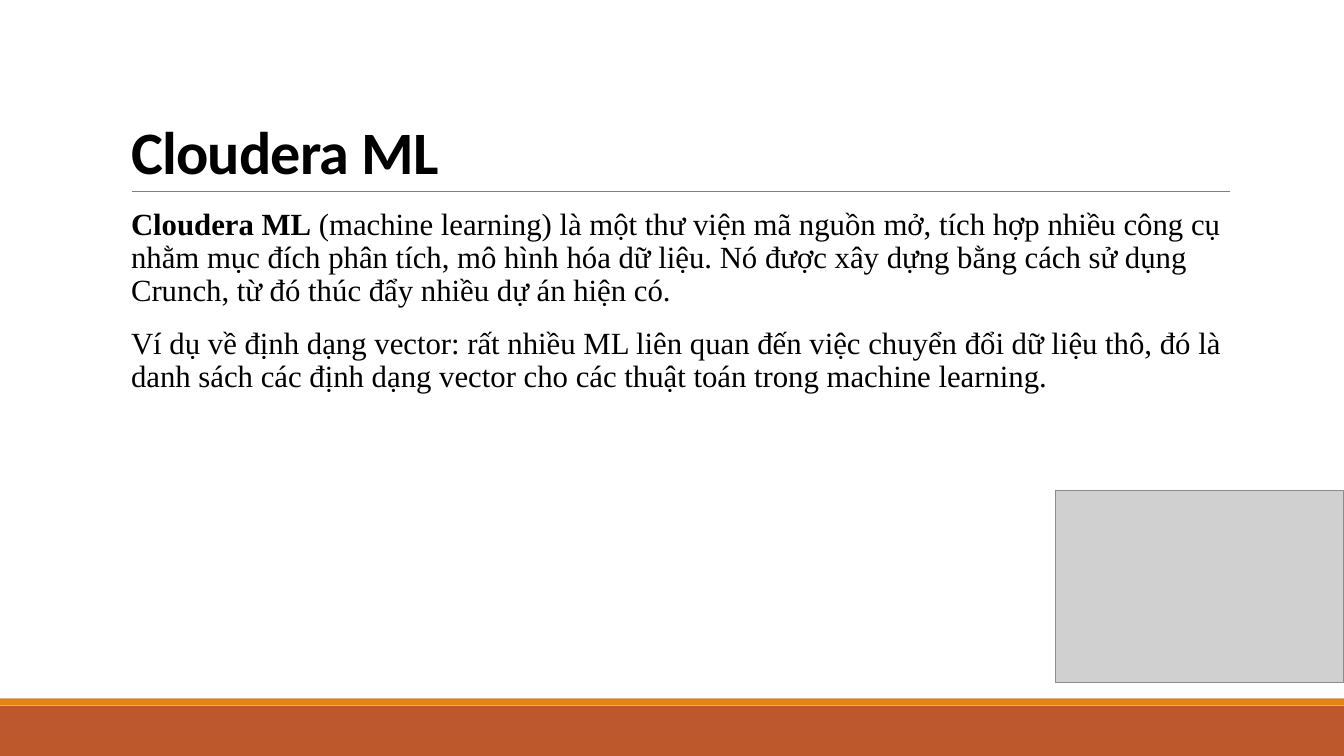
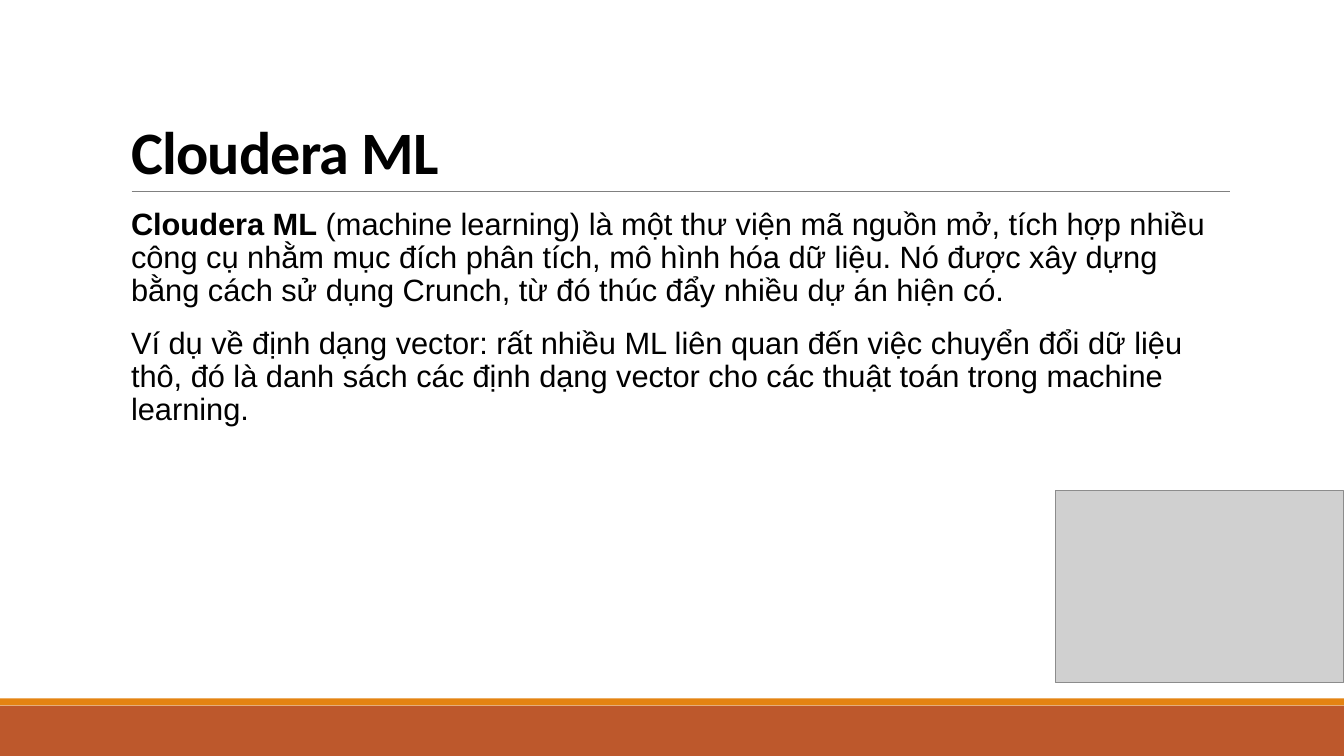
Before and after one commit to sonnv56/Mon-CVDHD-2014, a slide deck: slide 5 of Ngo_Van_Hieu/Xây dựng ứng dụng Với Hadoop.pptx. Drawn at 1344x756 pixels with LibreOffice and Linux fonts; fonts in the diff are those of the drawing; grey boxes stand for pictures. Boxes give left, top, right and bottom in pixels: in the first picture for what was removed or moved away, otherwise in the second. Text is boxed around its words. In the diff, an @@ line names an element or a change of style, - is before the commit and + after.

```diff
--- a/Ngo_Van_Hieu/Xây dựng ứng dụng Với Hadoop.pptx
+++ b/Ngo_Van_Hieu/Xây dựng ứng dụng Với Hadoop.pptx
@@ text "Cloudera ML (machine learning) là ..." at box(131, 211, 1204, 426): font Times New Roman to Arial @@
```
Also in this commit, not shown: 6 other slides changed, 1 other file.
